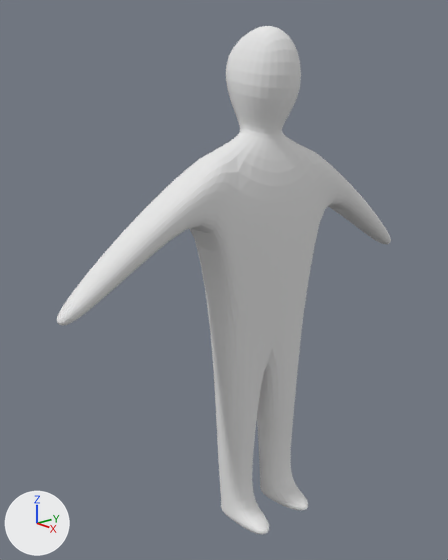
The Blender file Assets/Models/PlayerModel.blend, before and after one commit.
One viewpoint serves both versions: a 50 mm camera at (4.74, -4.36, 4.39) aimed at (0.08, -0.38, 2.56). Arrows for +X, +Y and +Z are at lower left; the lights stay in place.
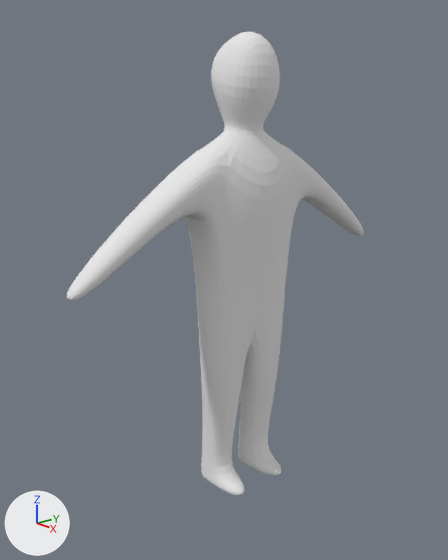
Where the change shows, as pixel boxes (x1, y1, x2, y2) in the pictures (448 x 560 px; the box of a moved part takes in the faces that stretch with it):
'Cube', reshaped, moved (11% narrower, 9% shorter)
    before: (57, 26, 391, 535)
    after: (67, 31, 364, 496)
part 1 of me_cube, moved or reshaped
    before: (57, 137, 391, 535)
    after: (67, 133, 364, 496)

What the commit changed:
me_cube is used by ob_cube; location (0.5, -0.24, 0.0); scale (0.869, 0.869, 0.869).
me_cube had 85 vertices, 76 faces and spanned x -0.5..0.56, y 0.0..2.52, z 0.03..5.83.
me_cube now has 85 vertices, 76 faces and spans x -0.5..0.51, y 0.0..2.4, z 0.03..5.83.
me_cube part 1: 60 of 85 vertices moved; they spanned x -0.41..0.56, y 0.0..2.52, z 0.03..4.47 and now span x -0.46..0.51, y 0.0..2.4, z 0.03..4.47; mean shift (-0.05, -0.06, -0.01); largest move (0.32, 0.0, 4.08) -> (0.51, 0.0, 3.93).
Object 'Cube' (ob_cube) moves from (0.5, -0.24, 0.0) to (0.0, 0.0, 0.0).
